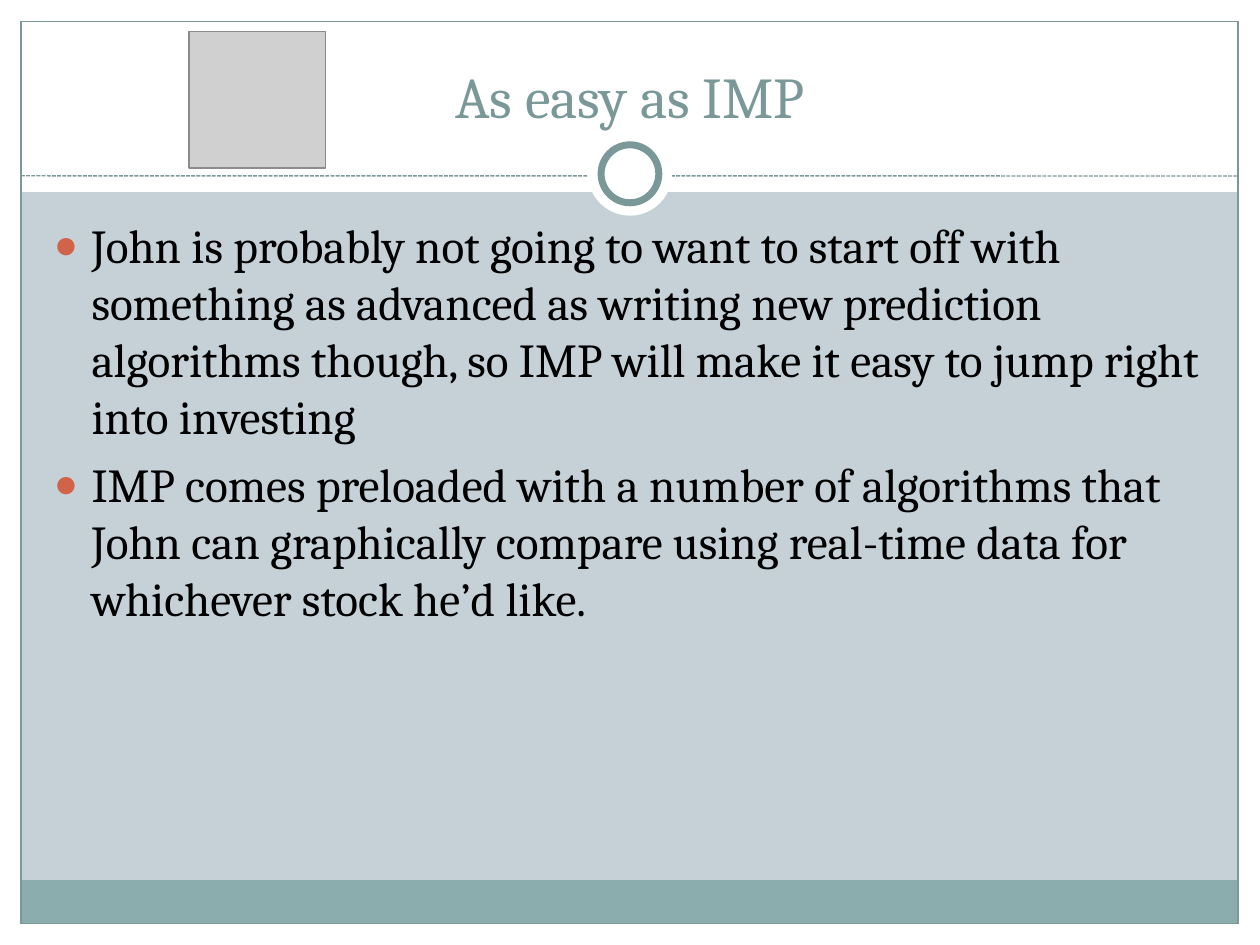
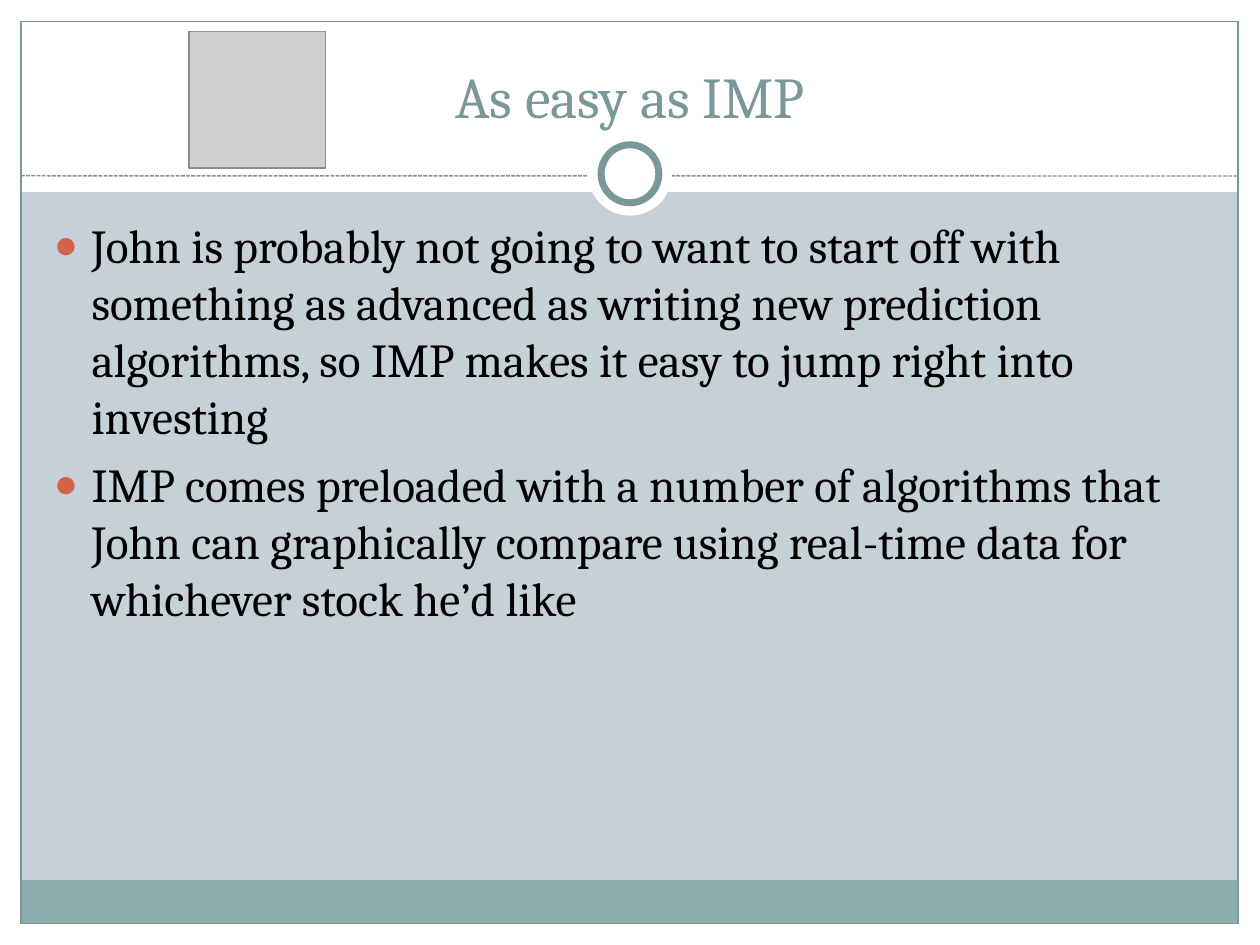
Before and after one commit to ChrisBye/rpi-imp, a slide deck: slide 10 of final presentation/justification and vision.ppt. Drawn at 1260x945 pixels with LibreOffice and Linux fonts; fonts in the diff are those of the drawing; grey boxes stand for pictures. Boxes give left, top, right and bottom in pixels: in the first picture for what was removed or moved away, otherwise in the second. Text is boxed around its words. In the diff, an @@ line names an element or a change of style, - is before the commit and + after.

```diff
--- a/final presentation/justification and vision.ppt
+++ b/final presentation/justification and vision.ppt
@@ text at [92,229,1161,617]: text changed @@
-● John is probably not going to want to start off with something as advanced as writing new prediction algorithms though, so IMP will make it easy to jump right into investing
-● IMP comes preloaded with a number of algorithms that John can graphically compare using real-time data for whichever stock he’d like.
+● John is probably not going to want to start off with something as advanced as writing new prediction algorithms, so IMP makes it easy to jump right into investing
+● IMP comes preloaded with a number of algorithms that John can graphically compare using real-time data for whichever stock he’d like
```
